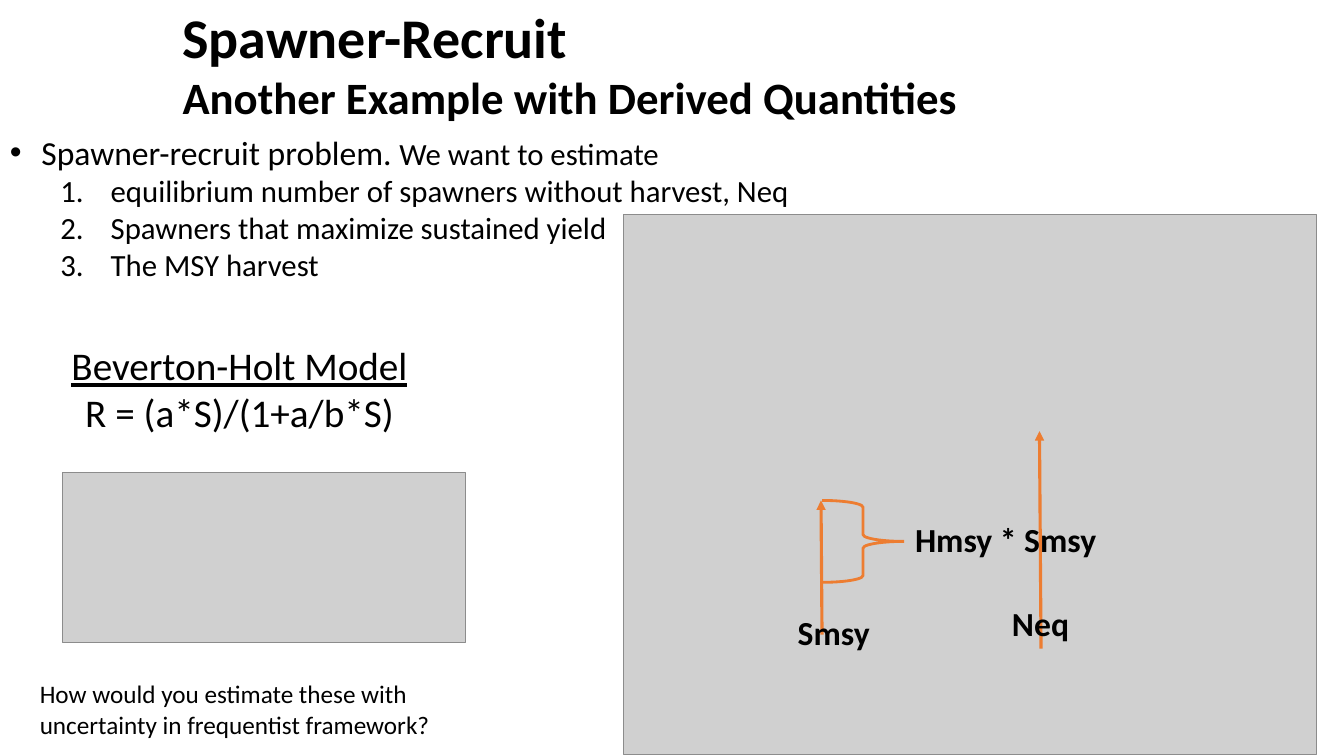
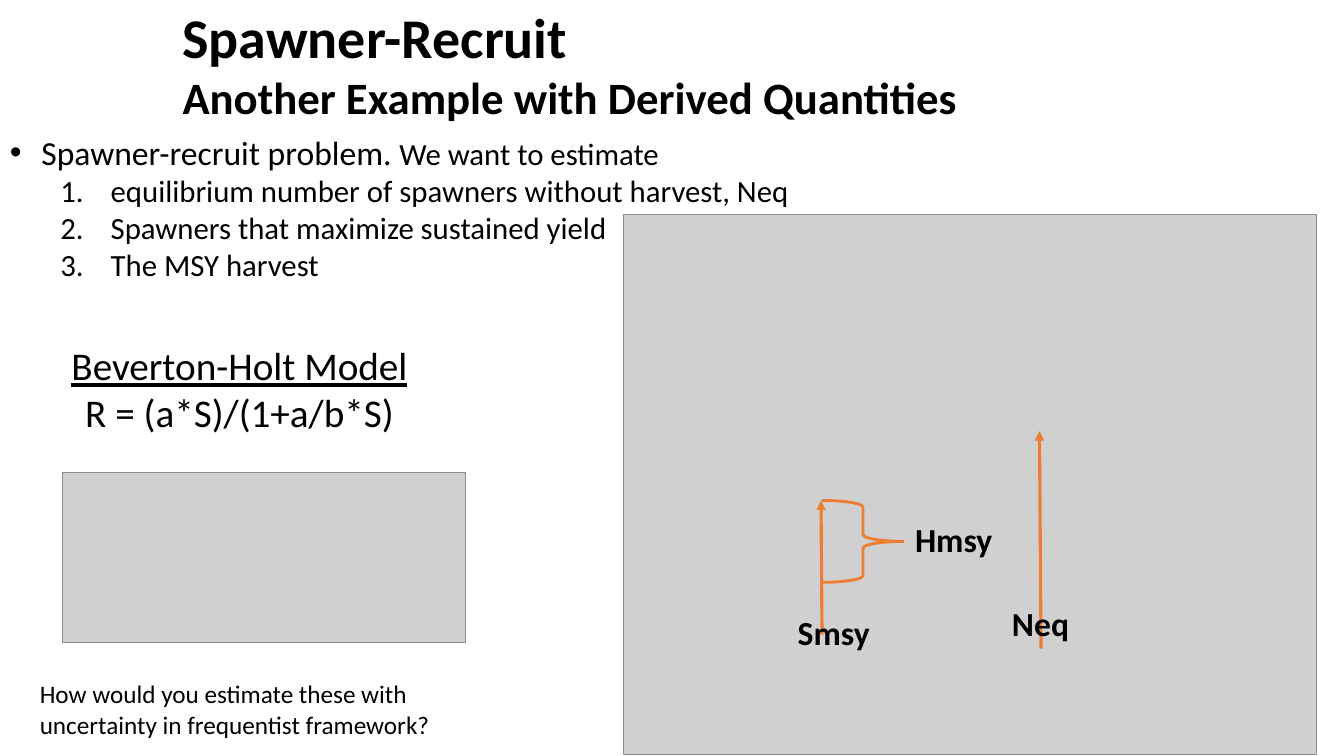
Before and after one commit to taaltree/FW536, a slide deck: slide 14 of Day5_BayesII/FW536_Day5_BayesII.pptx. Drawn at 1344x756 pixels with LibreOffice and Linux fonts; fonts in the diff are those of the drawing; grey boxes stand for pictures. Boxes give left, top, right and bottom in pixels: in the first picture for what was removed or moved away, otherwise in the second. Text is boxed around its words. In the diff, an @@ line names an element or a change of style, - is before the commit and + after.

```diff
--- a/Day5_BayesII/FW536_Day5_BayesII.pptx
+++ b/Day5_BayesII/FW536_Day5_BayesII.pptx
@@ text at (x1=915, y1=530, x2=992, y2=558): text changed @@
-Hmsy * Smsy
+Hmsy
```
Also in this commit, not shown: 3 other slides changed, 5 other files.
